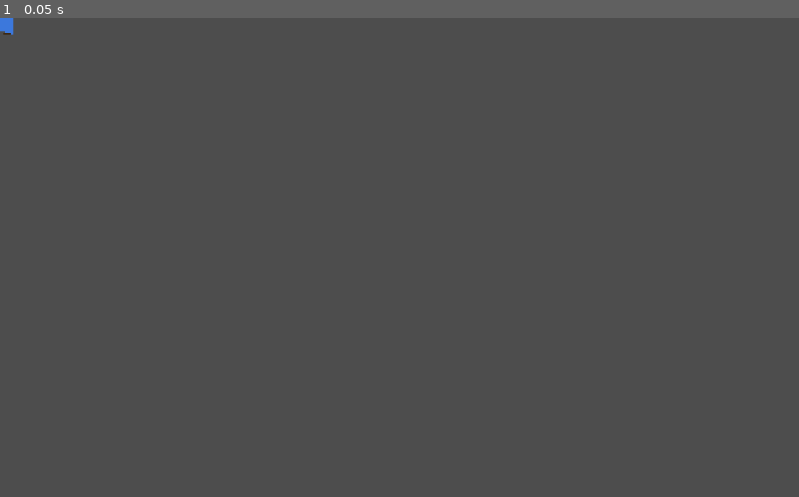
Above: before the commit, frame 1.
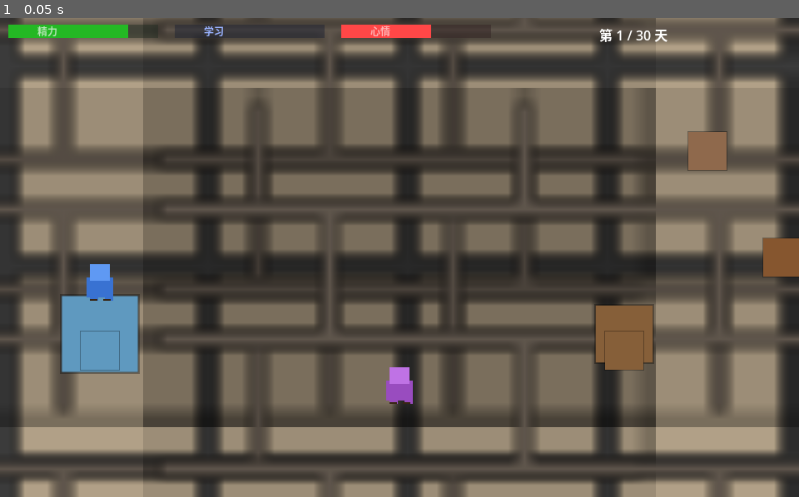
Above: after the commit, the same moment.

Repository: ankelas/kaoyan
Game: Godot game, scene res://scenes/main.tscn
Two runs of this game, one before a commit and one after it. Both use one fixed random seed, a clock stepped at 60 frames per second and the inputs below.
Inputs:
- Up to frame 1 (0.05 s): no input

The runs differ from the first frame. In frame 1, 66% of the frame differs, in the area x 0-100%, y 0-100%.
Error before the commit: Parse Error: Used tab character for indentation instead of space as used before in the file. (res://scripts/player.gd:34)

Commit message:
fix: 修复Godot 4主题覆盖括号语法与tscn解析错误

Diff:
--- a/scenes/canteen.tscn
+++ b/scenes/canteen.tscn
@@ -79,7 +79,7 @@
 offset_bottom = -20.0
 text = ""
 theme_override_font_sizes/font_size = 14
-["theme_override_colors/font_color"] = Color(1, 1, 1, 1)
+theme_override_colors/font_color = Color(1, 1, 1, 1)
 
 [node name="Cooldown" type="Timer" parent="EatStation0"]
 wait_time = 0.5
@@ -110,7 +110,7 @@
 offset_bottom = -20.0
 text = ""
 theme_override_font_sizes/font_size = 14
-["theme_override_colors/font_color"] = Color(1, 1, 1, 1)
+theme_override_colors/font_color = Color(1, 1, 1, 1)
 
 [node name="Cooldown" type="Timer" parent="EatStation1"]
 wait_time = 0.5
--- a/scenes/classroom.tscn
+++ b/scenes/classroom.tscn
@@ -85,7 +85,7 @@
 offset_bottom = -20.0
 text = ""
 theme_override_font_sizes/font_size = 14
-["theme_override_colors/font_color"] = Color(1, 1, 1, 1)
+theme_override_colors/font_color = Color(1, 1, 1, 1)
 
 [node name="Cooldown" type="Timer" parent="ExamStation"]
 wait_time = 0.5
@@ -116,7 +116,7 @@
 offset_bottom = -20.0
 text = ""
 theme_override_font_sizes/font_size = 14
-["theme_override_colors/font_color"] = Color(1, 1, 1, 1)
+theme_override_colors/font_color = Color(1, 1, 1, 1)
 
 [node name="Cooldown" type="Timer" parent="Study_0_0"]
 wait_time = 0.5
@@ -147,7 +147,7 @@
 offset_bottom = -20.0
 text = ""
 theme_override_font_sizes/font_size = 14
-["theme_override_colors/font_color"] = Color(1, 1, 1, 1)
+theme_override_colors/font_color = Color(1, 1, 1, 1)
 
 [node name="Cooldown" type="Timer" parent="Study_0_1"]
 wait_time = 0.5
@@ -178,7 +178,7 @@
 offset_bottom = -20.0
 text = ""
 theme_override_font_sizes/font_size = 14
-["theme_override_colors/font_color"] = Color(1, 1, 1, 1)
+theme_override_colors/font_color = Color(1, 1, 1, 1)
 
 [node name="Cooldown" type="Timer" parent="Study_0_2"]
 wait_time = 0.5
@@ -209,7 +209,7 @@
 offset_bottom = -20.0
 text = ""
 theme_override_font_sizes/font_size = 14
-["theme_override_colors/font_color"] = Color(1, 1, 1, 1)
+theme_override_colors/font_color = Color(1, 1, 1, 1)
 
 [node name="Cooldown" type="Timer" parent="Study_1_0"]
 wait_time = 0.5
@@ -240,7 +240,7 @@
 offset_bottom = -20.0
 text = ""
 theme_override_font_sizes/font_size = 14
-["theme_override_colors/font_color"] = Color(1, 1, 1, 1)
+theme_override_colors/font_color = Color(1, 1, 1, 1)
 
 [node name="Cooldown" type="Timer" parent="Study_1_1"]
 wait_time = 0.5
@@ -271,7 +271,7 @@
 offset_bottom = -20.0
 text = ""
 theme_override_font_sizes/font_size = 14
-["theme_override_colors/font_color"] = Color(1, 1, 1, 1)
+theme_override_colors/font_color = Color(1, 1, 1, 1)
 
 [node name="Cooldown" type="Timer" parent="Study_1_2"]
 wait_time = 0.5
@@ -302,7 +302,7 @@
 offset_bottom = -20.0
 text = ""
 theme_override_font_sizes/font_size = 14
-["theme_override_colors/font_color"] = Color(1, 1, 1, 1)
+theme_override_colors/font_color = Color(1, 1, 1, 1)
 
 [node name="Cooldown" type="Timer" parent="Study_2_0"]
 wait_time = 0.5
@@ -333,7 +333,7 @@
 offset_bottom = -20.0
 text = ""
 theme_override_font_sizes/font_size = 14
-["theme_override_colors/font_color"] = Color(1, 1, 1, 1)
+theme_override_colors/font_color = Color(1, 1, 1, 1)
 
 [node name="Cooldown" type="Timer" parent="Study_2_1"]
 wait_time = 0.5
@@ -364,7 +364,7 @@
 offset_bottom = -20.0
 text = ""
 theme_override_font_sizes/font_size = 14
-["theme_override_colors/font_color"] = Color(1, 1, 1, 1)
+theme_override_colors/font_color = Color(1, 1, 1, 1)
 
 [node name="Cooldown" type="Timer" parent="Study_2_2"]
 wait_time = 0.5
@@ -395,7 +395,7 @@
 offset_bottom = -20.0
 text = ""
 theme_override_font_sizes/font_size = 14
-["theme_override_colors/font_color"] = Color(1, 1, 1, 1)
+theme_override_colors/font_color = Color(1, 1, 1, 1)
 
 [node name="Cooldown" type="Timer" parent="Study_3_0"]
 wait_time = 0.5
@@ -426,7 +426,7 @@
 offset_bottom = -20.0
 text = ""
 theme_override_font_sizes/font_size = 14
-["theme_override_colors/font_color"] = Color(1, 1, 1, 1)
+theme_override_colors/font_color = Color(1, 1, 1, 1)
 
 [node name="Cooldown" type="Timer" parent="Study_3_1"]
 wait_time = 0.5
@@ -457,7 +457,7 @@
 offset_bottom = -20.0
 text = ""
 theme_override_font_sizes/font_size = 14
-["theme_override_colors/font_color"] = Color(1, 1, 1, 1)
+theme_override_colors/font_color = Color(1, 1, 1, 1)
 
 [node name="Cooldown" type="Timer" parent="Study_3_2"]
 wait_time = 0.5
--- a/scenes/dialog_ui.tscn
+++ b/scenes/dialog_ui.tscn
@@ -25,14 +25,14 @@
 offset_top = 6.0
 offset_right = 0.0
 offset_bottom = -10.0
-["theme_override_styles/panel"] = SubResource("dlg_bg")
+theme_override_styles/panel = SubResource("dlg_bg")
 
 [node name="NameLabel" type="Label" parent="Panel"]
 offset_left = 20.0
 offset_top = 8.0
 text = ""
 theme_override_font_sizes/font_size = 14
-["theme_override_colors/font_color"] = Color(1, 1, 0, 1)
+theme_override_colors/font_color = Color(1, 1, 0, 1)
 
 [node name="TextLabel" type="RichTextLabel" parent="Panel"]
 anchors_preset = 8
@@ -47,7 +47,7 @@
 offset_bottom = 0.0
 bbcode_enabled = true
 theme_override_font_sizes/normal_font_size = 16
-["theme_override_colors/default_color"] = Color(1, 1, 1, 1)
+theme_override_colors/default_color = Color(1, 1, 1, 1)
 
 [node name="NextIndicator" type="TextureRect" parent="Panel"]
 offset_left = 720.0
--- a/scenes/dormitory.tscn
+++ b/scenes/dormitory.tscn
@@ -90,7 +90,7 @@
 offset_bottom = -20.0
 text = ""
 theme_override_font_sizes/font_size = 14
-["theme_override_colors/font_color"] = Color(1, 1, 1, 1)
+theme_override_colors/font_color = Color(1, 1, 1, 1)
 
 [node name="Cooldown" type="Timer" parent="BedStation"]
 wait_time = 0.5
@@ -121,7 +121,7 @@
 offset_bottom = -20.0
 text = ""
 theme_override_font_sizes/font_size = 14
-["theme_override_colors/font_color"] = Color(1, 1, 1, 1)
+theme_override_colors/font_color = Color(1, 1, 1, 1)
 
 [node name="Cooldown" type="Timer" parent="StudyDesk"]
 wait_time = 0.5
--- a/scenes/hud.tscn
+++ b/scenes/hud.tscn
@@ -24,9 +24,9 @@
 offset_bottom = 24.0
 show_percentage = false
 modulate = Color(0.7, 0.9, 0.7, 1)
-["theme_override_colors/font_color"] = Color(0, 0, 0, 1)
-["theme_override_styles/background"] = SubResource("sb_bg")
-["theme_override_styles/fill"] = SubResource("sb_en")
+theme_override_colors/font_color = Color(0, 0, 0, 1)
+theme_override_styles/background = SubResource("sb_bg")
+theme_override_styles/fill = SubResource("sb_en")
 
 [node name="Label" type="Label" parent="TopBar/EnergyBar"]
 anchors_preset = 0
@@ -42,9 +42,9 @@
 offset_bottom = 24.0
 show_percentage = false
 modulate = Color(0.6, 0.7, 1.0, 1)
-["theme_override_colors/font_color"] = Color(0, 0, 0, 1)
-["theme_override_styles/background"] = SubResource("sb_bg")
-["theme_override_styles/fill"] = SubResource("sb_st")
+theme_override_colors/font_color = Color(0, 0, 0, 1)
+theme_override_styles/background = SubResource("sb_bg")
+theme_override_styles/fill = SubResource("sb_st")
 
 [node name="Label" type="Label" parent="TopBar/StudyBar"]
 anchors_preset = 0
@@ -60,9 +60,9 @@
 offset_bottom = 24.0
 show_percentage = false
 modulate = Color(1.0, 0.7, 0.7, 1)
-["theme_override_colors/font_color"] = Color(0, 0, 0, 1)
-["theme_override_styles/background"] = SubResource("sb_bg")
-["theme_override_styles/fill"] = SubResource("sb_hp")
+theme_override_colors/font_color = Color(0, 0, 0, 1)
+theme_override_styles/background = SubResource("sb_bg")
+theme_override_styles/fill = SubResource("sb_hp")
 
 [node name="Label" type="Label" parent="TopBar/HappinessBar"]
 anchors_preset = 0
--- a/scenes/library.tscn
+++ b/scenes/library.tscn
@@ -109,7 +109,7 @@
 offset_bottom = -20.0
 text = ""
 theme_override_font_sizes/font_size = 14
-["theme_override_colors/font_color"] = Color(1, 1, 1, 1)
+theme_override_colors/font_color = Color(1, 1, 1, 1)
 
 [node name="Cooldown" type="Timer" parent="Study0"]
 wait_time = 0.5
@@ -140,7 +140,7 @@
 offset_bottom = -20.0
 text = ""
 theme_override_font_sizes/font_size = 14
-["theme_override_colors/font_color"] = Color(1, 1, 1, 1)
+theme_override_colors/font_color = Color(1, 1, 1, 1)
 
 [node name="Cooldown" type="Timer" parent="Study1"]
 wait_time = 0.5
@@ -171,7 +171,7 @@
 offset_bottom = -20.0
 text = ""
 theme_override_font_sizes/font_size = 14
-["theme_override_colors/font_color"] = Color(1, 1, 1, 1)
+theme_override_colors/font_color = Color(1, 1, 1, 1)
 
 [node name="Cooldown" type="Timer" parent="Study2"]
 wait_time = 0.5
@@ -202,7 +202,7 @@
 offset_bottom = -20.0
 text = ""
 theme_override_font_sizes/font_size = 14
-["theme_override_colors/font_color"] = Color(1, 1, 1, 1)
+theme_override_colors/font_color = Color(1, 1, 1, 1)
 
 [node name="Cooldown" type="Timer" parent="Study3"]
 wait_time = 0.5
--- a/scripts/player.gd
+++ b/scripts/player.gd
@@ -20,16 +20,16 @@
 @onready var interaction_area: Area2D = $InteractionArea
 
 func _ready() -> void:
- # 水平翻转默认
- sprite.hframes = 3
- sprite.vframes = 4
- update_sprite()
+	# 水平翻转默认
+	sprite.hframes = 3
+	sprite.vframes = 4
+	update_sprite()
 
- # 连接交互信号
- interaction_area.body_entered.connect(_on_interaction_area_body_entered)
- interaction_area.body_exited.connect(_on_interaction_area_body_exited)
- interaction_area.area_entered.connect(_on_interaction_area_area_entered)
- interaction_area.area_exited.connect(_on_interaction_area_area_exited)
+	# 连接交互信号
+	interaction_area.body_entered.connect(_on_interaction_area_body_entered)
+	interaction_area.body_exited.connect(_on_interaction_area_body_exited)
+	interaction_area.area_entered.connect(_on_interaction_area_area_entered)
+	interaction_area.area_exited.connect(_on_interaction_area_area_exited)
 
 func _physics_process(delta: float) -> void:
 	if is_busy:
